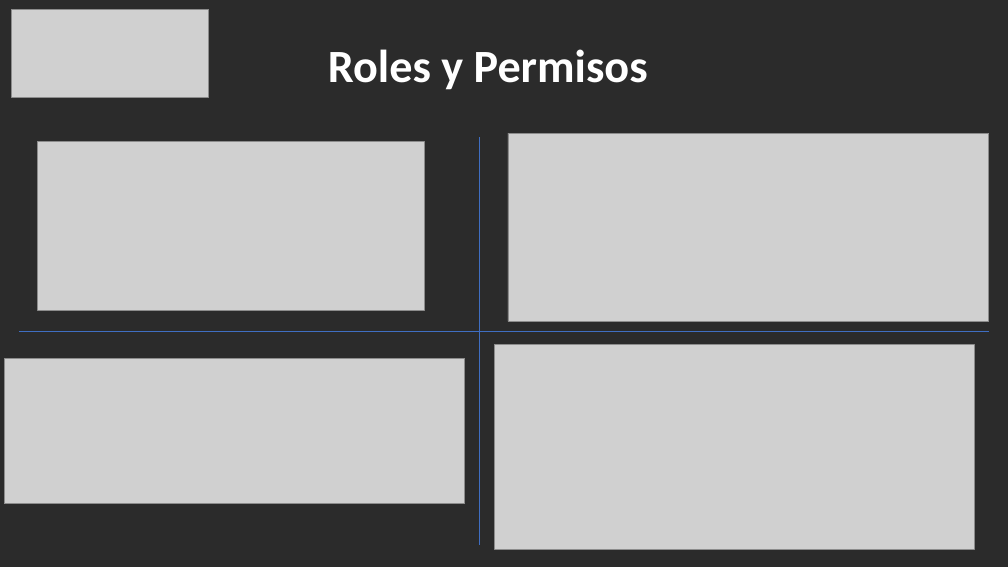
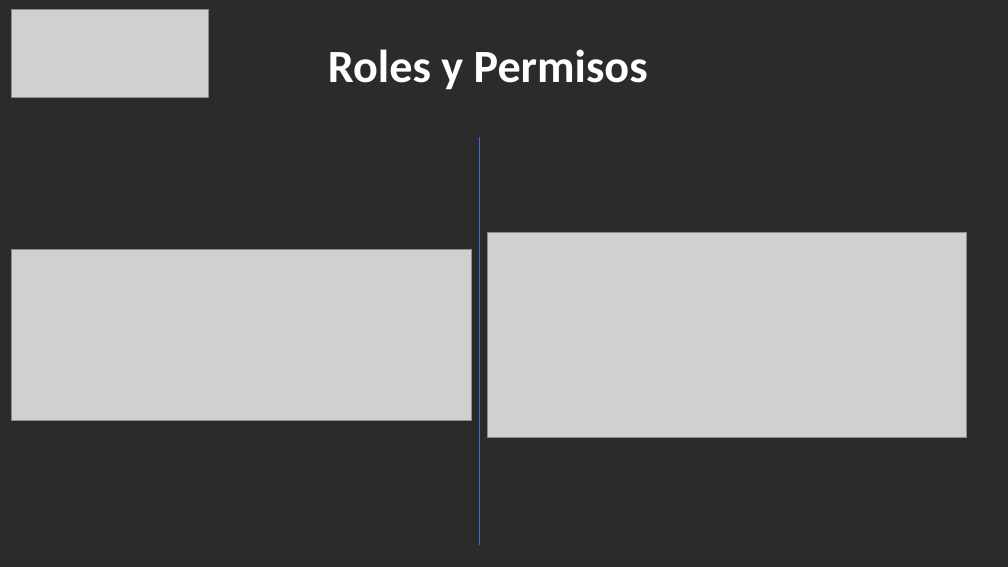
Before and after one commit to scrumteamlmack/Repositorio-de-equipo-3, a slide deck: slide 16 of Arquitectura de software/L-MACK/SUTENTACION 3B L-MACK.pptx. Drawn at 1008x567 pixels with LibreOffice and Linux fonts; fonts in the diff are those of the drawing; grey boxes stand for pictures; background and template pictures are left out; a plain dark background stands for a picture behind light text. Boxes give left, top, right and bottom in pixels: in the first picture for what was removed or moved away, otherwise in the second. Text is boxed around its words. In the diff, an @@ line names an element or a change of style, - is before the commit and + after.

```diff
--- a/Arquitectura de software/L-MACK/SUTENTACION 3B L-MACK.pptx
+++ b/Arquitectura de software/L-MACK/SUTENTACION 3B L-MACK.pptx
@@ picture removed at (38,142,425,311) @@
@@ picture removed at (508,133,989,321) @@
@@ picture: place and size @@
-picture at (495,345,974,550)
+picture at (488,232,967,437)
@@ picture: place and size @@
-picture at (4,358,464,504)
+picture at (11,250,472,420)
@@ line removed from (19, 331) to (989, 331) @@
```
Also in this commit, not shown: 3 other slides changed, 4 other files.
